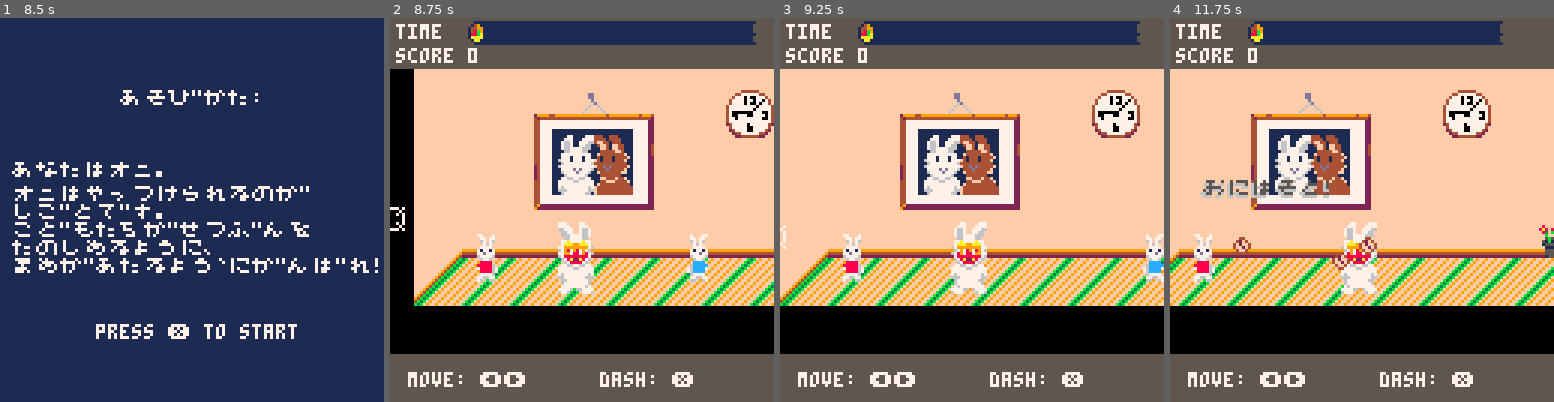
Above: before the commit, frames 1-4 (left to right).
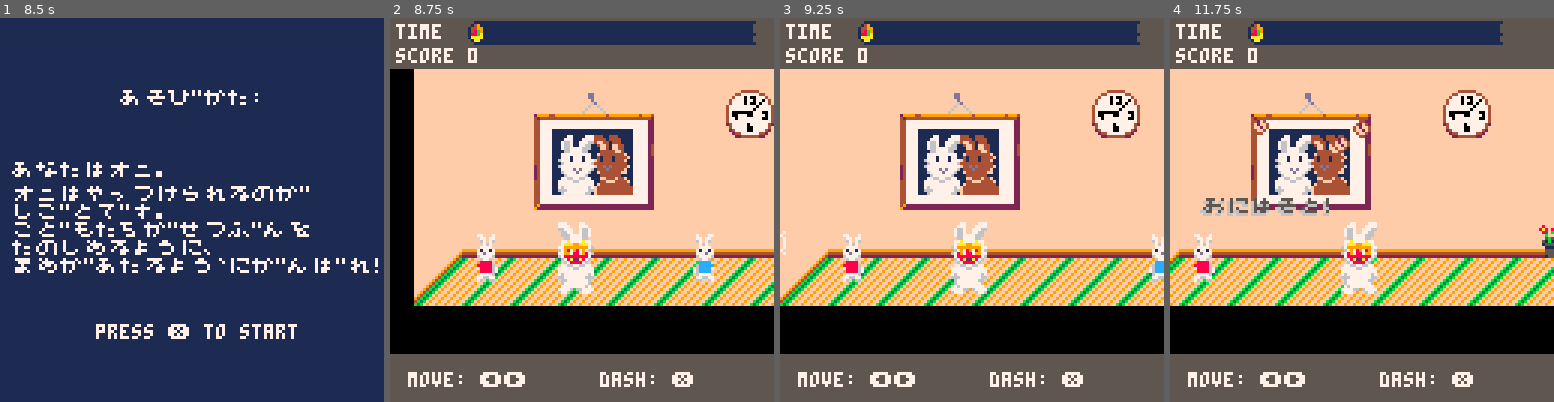
Above: after the commit, the same moments.

Repository: josiahp/setsubun
Game: PICO-8 cartridge setsubun.p8
Two runs of this game, one before a commit and one after it. Both use one fixed random seed, a clock stepped at 60 frames per second and the inputs below.
Inputs:
- Up to frame 1 (8.5 s): tap X (X key) at 0.33, 1.07, 1.85, 2.97, 4.08, 5.2, 6.32, 7.43 s; tap O (Z key) at 0.7, 1.7, 2.1, 2.5, 2.9, 3.3, 3.7, 4.1, 4.5, 4.9, 5.3, 5.7, 6.1, 6.5, 6.9, 7.3, 7.7, 8.1 s; hold Right 1.6-2.1 s; hold Right 2.47-3.03 s; hold Left 3.08-3.58 s; hold Right 4.02-4.68 s; hold Left 5.08-5.68 s; hold Right 6.08-6.58 s; hold Right 6.63-7.13 s; hold Right 7.5-8.07 s; hold Left from 8.12 s (still down)
- Up to frame 2 (8.75 s): tap O (Z key) at 8.5 s; tap X (X key) at 8.55 s; release Left at 8.62 s
- Up to frame 3 (9.25 s): tap O (Z key) at 8.9 s; hold Right from 9.05 s (still down)
- Up to frame 4 (11.75 s): tap O (Z key) every 0.4 s from 9.3 to 11.7 s; tap X (X key) at 9.67, 10.78 s; release Right at 9.72 s; hold Left 10.12-10.72 s; hold Right 11.12-11.62 s

Frame 1 is identical in both runs. In frame 2, 0.7% of the frame differs, in the area x 0-85%, y 49-69%; in frame 3, 0.5%; in frame 4, 2.6%, in the area x 7-54%, y 26-66%.

Commit message:
refactor: vectorize all the things

Diff:
--- a/setsubun.p8
+++ b/setsubun.p8
@@ -280,9 +280,9 @@
 		barks={},
 	}
 
-	dad=dad_new(63,80)
-	add(scn.kids, kids_new(32,80,8))
-	add(scn.kids, kids_new(96,80,12))
+	dad=dad_new(v2(63,80))
+	add(scn.kids, kids_new(v2(32,80),8))
+	add(scn.kids, kids_new(v2(96,80),12))
 
 	cam=cam_new()
 	map_init()
@@ -293,7 +293,7 @@
 
 	function scn.update(s, dt)
 		dad:update(dt)
-		cam:update(dt,dad.x-63)
+		cam:update(dt,dad.pos.x-63)
 
 		for k,v in pairs(s.kids) do
 			v:update(dt,scn)
@@ -302,10 +302,10 @@
 			v:update(dt,scn)
 			--collide with dad
 			if not v.collided
-				and v.x>=dad.x-8
-				and v.x<=dad.x+8
-				and v.y>=dad.y-12
-				and v.y<=dad.y+12
+				and v.pos.x>=dad.pos.x-8
+				and v.pos.x<=dad.pos.x+8
+				and v.pos.y>=dad.pos.y-12
+				and v.pos.y<=dad.pos.y+12
 			then
 				s:bean_hit(v)
 			end
@@ -341,11 +341,11 @@
 		map_draw()
 
 		for k,v in pairs(s.kids) do
-			v:draw(dt,"before",dad.y)
+			v:draw(dt,"before",dad.pos.y)
 		end
 		dad:draw()
 		for k,v in pairs(s.kids) do
-			v:draw(dt,"after",dad.y)
+			v:draw(dt,"after",dad.pos.y)
 		end
 
 		for k,v in pairs(s.beans) do
@@ -369,7 +369,7 @@
 	function scn.bean_hit(s,b)
 		s.score+=1
 		del(s.beans,b)
-		local p=particle_new(b.x,b.y)
+		local p=particle_new(b.pos)
 		add(s.particles, p)
 	end
 	function scn.add_beans(s,beans)
@@ -467,13 +467,13 @@
 		end
 	end,
 	update_walking=function(d,dt)
-		local vx,vy=0,0
+		local v=v2(0,0)
 		if btn(⬅️) then
-			vx-=d.spd
+			v.x-=1
 		elseif btn(➡️) then
-			vx+=d.spd
-		end
-		d:move(vx,vy)
+			v.x+=1
+		end
+		d:move(dt*d.spd*v)
 		-- switch to diving
 		if btn(⬅️) then
 			d.direction=⬅️
@@ -486,13 +486,13 @@
 		end
 	end,
 	update_diving=function(d,dt)
-		local vx,vy=0,0
+		local v=v2(0,0)
 		if d.direction==⬅️ then
-			vx-=d.dive_spd
+			v.x-=1
 		elseif d.direction==➡️ then
-			vx+=d.dive_spd
-		end
-		d:move(vx,vy)
+			v.x+=1
+		end
+		d:move(dt*d.dive_spd*v)
 		-- switch to cooldown
 		d.dive_timer+=dt
 		if d.dive_timer>=d.dive_dur then
@@ -506,23 +506,9 @@
 			d:start_walking()
 		end
 	end,
-	update_diving=function(d,dt)
-		local vx,vy=0,0
-		if d.direction==⬅️ then
-			vx-=d.dive_spd
-		elseif d.direction==➡️ then
-			vx+=d.dive_spd
-		end
-		d:move(vx,vy)
-		-- switch back to walking
-		d.dive_timer+=dt
-		if d.dive_timer>=d.dive_dur then
-			d:start_cooldown()
-		end
-	end,
-	move=function(d,vx,vy)
-		d.x=mid(mapinfo.char_minx,d.x+vx*dt,256)
-		d.y+=vy*dt
+	move=function(d,v)
+		d.pos=d.pos+v
+		d.pos.x=mid(mapinfo.char_minx,d.pos.x,256)
 	end,
 	draw=function(d)
 		local fac=0
@@ -531,22 +517,22 @@
 		elseif d.state=="cooldown" then
 			fac=1
 		end
+		local pos=d.pos
 		local rot=0.25*fac
 		local flip=d.direction==⬅️
 		-- dad sprite
-		pd_rotate(d.x,d.y,rot,5.5,61,3,flip)
+		pd_rotate(pos.x,pos.y,rot,5.5,61,3,flip)
 		--dad's mask
 		local sign=flip and -1 or 1
 		local mask_x,mask_y=rotate(sign*rot,0,-2)
-		pd_rotate(d.x+mask_x,d.y+mask_y,rot,2,63,1,flip)
+		pd_rotate(pos.x+mask_x,pos.y+mask_y,rot,2,63,1,flip)
 	end,
 }
 dad_meta={__index=dad_proto}
 
-function dad_new(x,y)
+function dad_new(pos)
 	local dad={
-		x=x,
-		y=y,
+		pos=pos,
 		spd=50,
 		dive_spd=150,
 		dive_dur=0.2,
@@ -567,7 +553,7 @@
 		k.state="move"
 	end,
 	start_targeting=function(k)
-		k.nextx=nil
+		k.next=nil
 		k.state="target"
 	end,
 	update=function(k,dt,scn)
@@ -580,11 +566,9 @@
 	update_target=function(k,dt,scn)
 		--get target
 		if not k.target then
-			k.target=target_new(
-				k.x+rnd(60)-30,
-				mapinfo.char_miny-8,
-				rnd(1)+2
-			)
+			local x=k.pos.x+rnd(60)-30
+			local y=mapinfo.char_miny-8
+			k.target=target_new(x,y,rnd(1)+2)
 		else
 			k.target:update(dt)
 			--throw target
@@ -597,18 +581,19 @@
 	update_move=function(k,dt,scn)
 		--kid movement
 		--get pos
-		if not k.nextx then
-			k.nextx=rnd(mapinfo.char_maxx-mapinfo.char_minx)+mapinfo.char_minx
-			k.nexty=rnd(mapinfo.char_maxy-mapinfo.char_miny)+mapinfo.char_miny
-		elseif dist(k.x,k.y,k.nextx,k.nexty)<=8 then
+		if not k.next then
+			local x=rnd(mapinfo.char_maxx-mapinfo.char_minx)+mapinfo.char_minx
+			local y=rnd(mapinfo.char_maxy-mapinfo.char_miny)+mapinfo.char_miny
+			k.next=v2(x,y)
+		end
+		if (k.pos-k.next):len()<=8 then
 			--reached pos
 			k:start_targeting()
 		else
 			--move
-			local vx,vy=vtoward(k.nextx,k.nexty,k.x,k.y)
-			k.x+=vx*dt*k.spd
-			k.y+=vy*dt*k.spd
-			if vx > 0 then
+			local vel=vtoward(k.next,k.pos)
+			k.pos+=k.spd*dt*vel
+			if vel.x > 0 then
 				k.direction=⬅️
 			else
 				k.direction=➡️
@@ -616,10 +601,10 @@
 		end
 	end,
 	throw_beans=function(k,scn)
-		local bark=barks_new("おにはそと!",k.x,k.y-10,2)
+		local bark=barks_new("おにはそと!",k.pos-v2(0,10),2)
 		scn:add_bark(bark)
-		local vx,vy=vtoward(k.target.x,k.target.y,k.x,k.y)
-		local bg=beans_new(k.x,k.y,3,vx,vy)
+		local vel=vtoward(k.target.pos,k.pos)
+		local bg=beans_new(k.pos,3,vel)
 		scn:add_beans(bg)
 	end,
 	draw=function(k,layer,dad_y)
@@ -629,12 +614,13 @@
 		elseif layer=="after" and k.y-6<=dad_y then
 			return
 		end
+		local pos=k.pos
 		local flip=k.direction==⬅️
 		if k.target then
-			flip=k.target.x>k.x
+			flip=k.target.pos.x>k.pos.x
 		end
 		pal(14,k.shirtcolor)
-		spr(20,k.x-4,k.y-8,1,2,flip)
+		spr(20,pos.x-4,pos.y-8,1,2,flip)
 		pal(14,14)
 		if k.target then
 			k.target:draw()
@@ -643,10 +629,9 @@
 }
 kids_meta={__index=kids_proto}
 
-function kids_new(x,y,shirtcolor)
+function kids_new(pos,shirtcolor)
 	local k={
-		x=x,
-		y=y,
+		pos=pos,
 		direction=⬅️,
 		targettime=0,
 		spd=60,
@@ -660,60 +645,56 @@
 -->8
 --beans, particles
 bean_proto={
-	update=function(v,dt,scn)
-		v.age+=dt
+	update=function(b,dt,scn)
+		b.age+=dt
 
 		local maxy=mapinfo.char_maxy
 		local minx=mapinfo.char_minx
 		local maxx=mapinfo.char_maxx
 
-		if not v.grounded then
+		if not b.grounded then
 			--gravity
-			v.vy+=gravity*dt
-		end
-
-		local x1,y1=v.x+v.vx,v.y+v.vy
+			b.vel.y+=gravity*dt
+		end
+
+		local x1,y1=(b.pos+b.vel):unpack()
 		--collide with floor
 		if y1>=maxy then
-			v.collided=true
-			v.vy*=-1
+			b.collided=true
+			b.vel.y*=-1
 		end
 		--collide with wall
 		if x1<=minx or x1>=maxx then
-			v.collided=true
-			v.vx*=-1
+			b.collided=true
+			b.vel.x*=-1
 		end
 
 		--add drag to reduce
 		-- velocity over time
-		v.vx*=1-drag
-		v.vy*=1-drag
+		b.vel*=1-drag
 
 		--if the bean is close to
 		-- to the ground and low
 		-- velocity, lets stop
 		-- the physics
-		if abs(v.vy)<1 and abs(maxy-v.y+v.vy)<5 then
-			v.y=maxy
-			v.vy=0
-			v.grounded=true
-		end
-
-		v.y+=v.vy
-		v.x+=v.vx
-	end,
-	draw=function(v)
-		spr(3,v.x-4,v.y-4)
+		if abs(b.vel.y)<1 and abs(maxy-b.pos.y+b.vel.y)<5 then
+			b.pos.y=maxy
+			b.vel.y=0
+			b.grounded=true
+		end
+
+		b.pos=b.pos+b.vel
+	end,
+	draw=function(b)
+		spr(3,b.pos.x-4,b.pos.y-4)
 	end,
 }
 bean_meta={__index=bean_proto}
 
-function bean_new(x,y,vx,vy)
+function bean_new(p,v)
 	local bean={
-		x=x,
-		y=y,
-		vx=vx,
-		vy=vy,
+		pos=p,
+		vel=v,
 		grounded=false,
 		ttl=10+rnd(3),
 		age=0,
@@ -722,14 +703,18 @@
 	return bean
 end
 
-function beans_new(x,y,n,vx,vy)
+function beans_new(p,n,v)
 	local beans={}
 	for n=1,n do
 		local bean=bean_new(
-			x+rnd(10)-5, --x
-			y-rnd(10), --y
-			vx*8+rnd(6)-3, --vx
-			vy*8-10 --vy
+			v2(
+				p.x+rnd(10)-5,
+				p.y-rnd(10)
+			),
+			v2(
+				v.x*8+rnd(6)-3,
+				v.y*8-10
+			)
 		)
 		add(beans, bean)
 	end
@@ -747,16 +732,15 @@
 	draw=function(p)
 		local fac=p.age/p.ttl
 		local r=4*(1-fac)
-		circfill(p.x,p.y,r,7)
-		circ(p.x,p.y,r,6)
+		circfill(p.pos.x,p.pos.y,r,7)
+		circ(p.pos.x,p.pos.y,r,6)
 	end,
 }
 particles_meta={__index=particles_proto}
 
-function particle_new(x,y)
+function particle_new(p)
 	local particle={
-		x=x,
-		y=y,
+		pos=p,
 		age=0,
 		ttl=1,
 		is_done=false,
@@ -774,12 +758,12 @@
 		--stop moving target before
 		--ttl
 		if t.age/t.ttl<0.8 then
-			t.txo=cos((t.timeoffset+time())/2)*t.movex
-			t.tyo=sin((t.timeoffset+time())/2)*t.movey
-		end
-
-		t.x=t.basex+t.txo
-		t.y=t.basey+t.tyo
+			local offset=v2(
+				cos((t.t0+time())/2)*t.move.x,
+				sin((t.t0+time())/2)*t.move.y
+			)
+			t.pos=t.base+offset
+		end
 	end,
 	draw=function(t)
 		local tcolor=7
@@ -789,7 +773,7 @@
 			tcolor=14
 		end
 		pal(7,tcolor)
-		spr(4,t.x-4,t.y-4)
+		spr(4,t.pos.x-4,t.pos.y-4)
 		pal(7,7)
 	end,
 }
@@ -798,20 +782,17 @@
 function target_new(x,y,ttl)
 	local t={
 		--these are calculcated from
-		--base+offset (basex+txo)
-		x=x,
-		y=y,
-		basex=x,
-		basey=y,
-		txo=0,
-		tyo=0,
+		--base+offset
+		pos=v2(x,y),
+		base=v2(x,y),
+		move=v2(
+			rnd(10)+5,
+			rnd(3)+5
+		),
+
 		ttl=ttl,
 		age=0,
-
-		timeoffset=rnd(1),
-		movex=rnd(10)+5,
-		movey=rnd(3)+5,
-
+		t0=rnd(1),
 	}
 	setmetatable(t,target_meta)
 	return t
@@ -999,20 +980,19 @@
 barks_proto={
 	update=function(b,dt)
 		b.age+=dt
-		b.y-=15*dt
+		b.pos.y-=15*dt
 	end,
 	draw=function(b)
-		print(b.txt,b.x,b.y+1,6)
-		print(b.txt,b.x-1,b.y+1,6)
-		print(b.txt,b.x,b.y,5)
+		print(b.txt,b.pos.x,b.pos.y+1,6)
+		print(b.txt,b.pos.x-1,b.pos.y+1,6)
+		print(b.txt,b.pos.x,b.pos.y,5)
 	end,
 }
 barks_meta={__index=barks_proto}
 
-function barks_new(txt,x,y,ttl)
+function barks_new(txt,pos,ttl)
 	local b={
-		x=x,
-		y=y,
+		pos=pos,
 		txt=txt,
 		ttl=ttl,
 		age=0,
@@ -1096,16 +1076,8 @@
  return 1-(1-i)^3
 end
 
-function dist(x1,y1,x2,y2)
-	return sqrt((x2-x1)^2+(y2-y1)^2)
-end
-
-function vtoward(x1,y1,x2,y2)
-	local vx,vy=x1-x2,y1-y2
-	local len=sqrt(vx^2+vy^2)
-	vx/=len
-	vy/=len
-	return vx,vy
+function vtoward(u,v)
+	return (u-v):unit()
 end
 
 function rotate(angle,x,y)
@@ -1122,9 +1094,44 @@
 	local cy,cs,ss=my-halfw/scale,cos(rot)/scale,sin(rot)/scale
 	local sx, sy, hx, hy=cx+cs*halfw, cy+ss*halfw, w*(flip and -4 or 4)*scale, w*4*scale
 	for py=y-hy, y+hy do
-	tline(x-hx, py, x+hx, py, sx -ss*halfw, sy + cs*halfw, cs/8, ss/8)
-	halfw+=.125
-	end
+		tline(x-hx, py, x+hx, py, sx -ss*halfw, sy + cs*halfw, cs/8, ss/8)
+		halfw+=.125
+	end
+end
+
+--2d vector
+v2_meta={
+	__mul=function(a,b)
+		if type(b) == "number" then
+			return v2(a.x*b,a.y*b)
+		end
+		if type(a) == "number" then
+			return v2(a*b.x,a*b.y)
+		end
+	end,
+	__add=function(u,v)
+		return v2(u.x+v.x,u.y+v.y)
+	end,
+	__sub=function(u,v)
+		return v2(u.x-v.x,u.y-v.y)
+	end,
+	__index={
+		len=function(v)
+			return sqrt(v.x^2+v.y^2)
+		end,
+		unit=function(v)
+			local fac=1/v:len()
+			return fac*v
+		end,
+		unpack=function(v)
+			return v.x,v.y
+		end
+	},
+}
+function v2(x,y)
+	local v={x=x,y=y}
+	setmetatable(v,v2_meta)
+	return v
 end
 
 __gfx__
